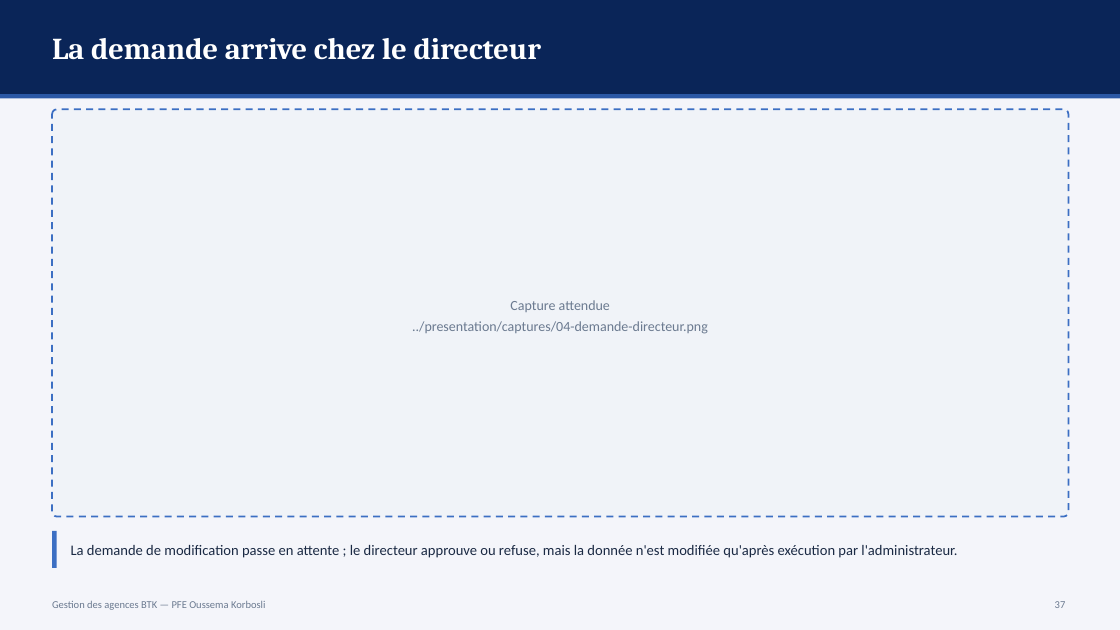
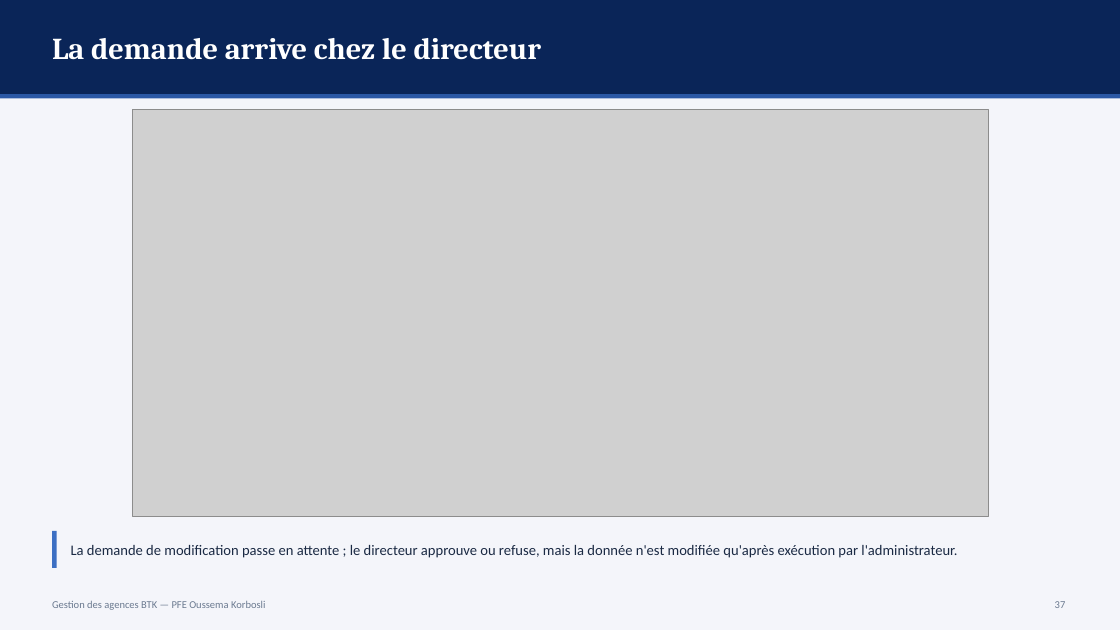
Before and after one commit to ZizouX0/oussema_korbosli, a slide deck: slide 37 of presentation/Soutenance_PFE_Oussema_Korbosli.pptx. Drawn at 1120x630 pixels with LibreOffice and Linux fonts; fonts in the diff are those of the drawing; grey boxes stand for pictures. Boxes give left, top, right and bottom in pixels: in the first picture for what was removed or moved away, otherwise in the second. Text is boxed around its words. In the diff, an @@ line names an element or a change of style, - is before the commit and + after.

```diff
--- a/presentation/Soutenance_PFE_Oussema_Korbosli.pptx
+++ b/presentation/Soutenance_PFE_Oussema_Korbosli.pptx
@@ rounded rectangle removed at (x1=52, y1=109, x2=1069, y2=517) @@
@@ picture added at (x1=133, y1=109, x2=988, y2=517) @@
@@ text removed at (x1=412, y1=300, x2=708, y2=334) @@
-Capture attendue
-../presentation/captures/04-demande-directeur.png
```
Also in this commit, not shown: 4 other slides changed, 5 other files.
